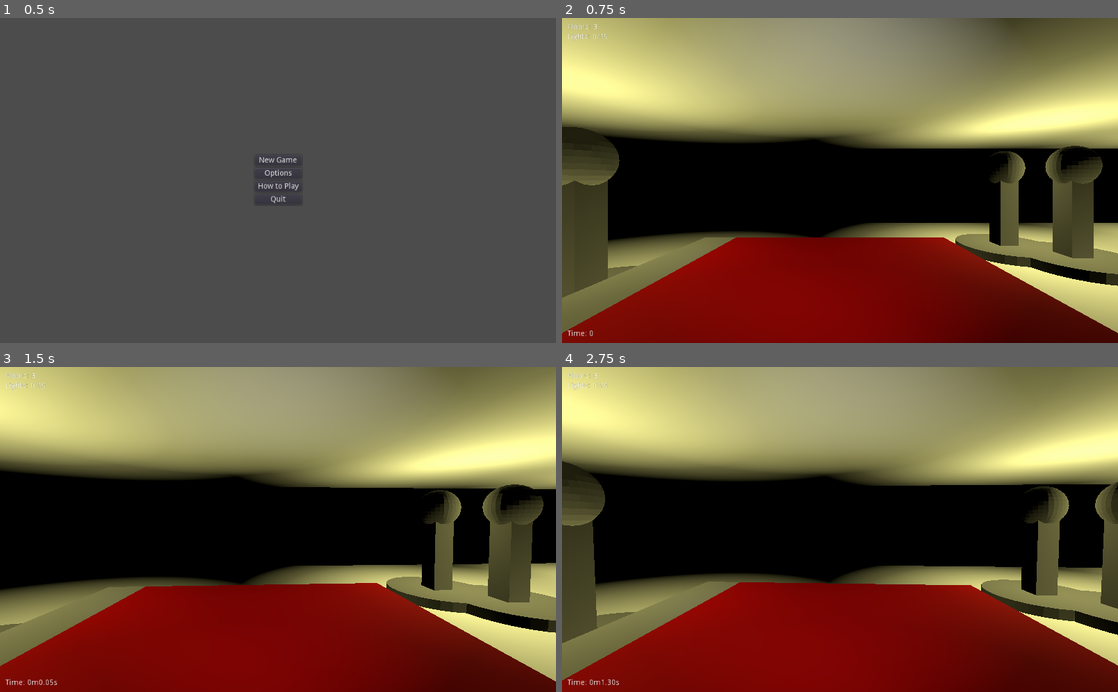
Above: before the commit, frames 1-4 (two rows, left to right).
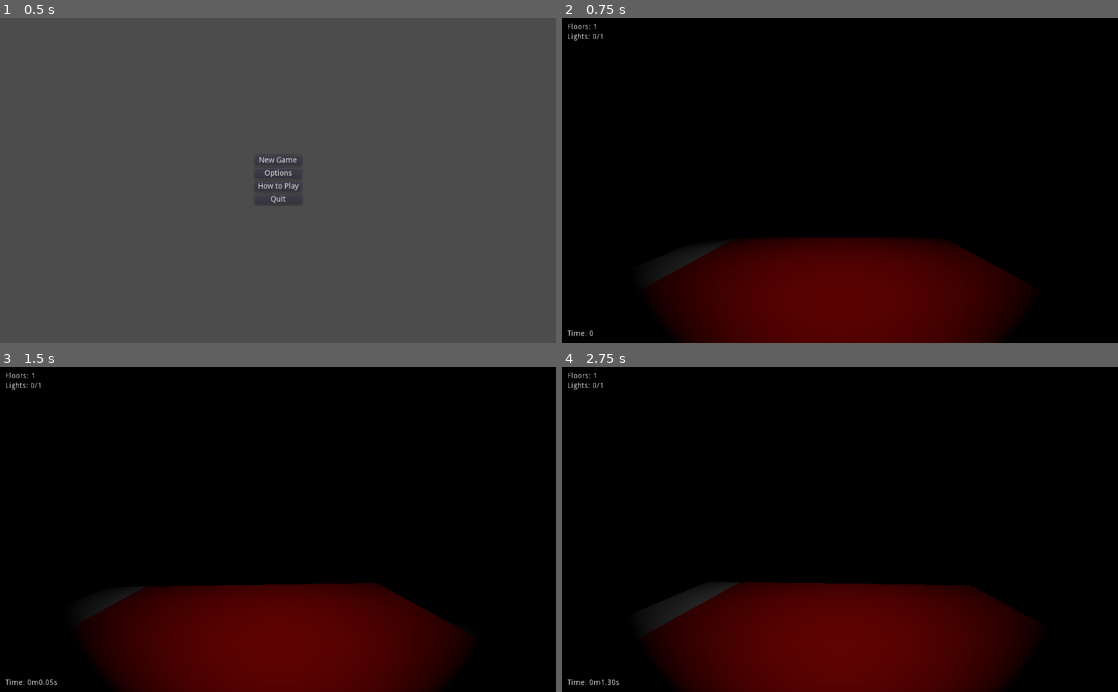
Above: after the commit, the same moments.

Repository: Arc676/Photonic-Salvation
Game: Godot game, scene res://Scenes/Main Menu.tscn
Same seed, same stepped clock (60 frames per second), same inputs: the game is played once before the commit and once after it.
Inputs (mouse positions are in pixels of both pictures, inside the frame that each line leads up to):
- Up to frame 1 (0.5 s): no input
- Up to frame 2 (0.75 s): click "New Game" at 0.5 s
- Up to frame 3 (1.5 s): tap Enter at 1.25 s; move the mouse to (305, 529) at 1.27 s; hold Up (ui_up) from 1.28 s (still down); tap Space (flashlight) at 1.35 s
- Up to frame 4 (2.75 s): keep holding Up (ui_up); move the mouse to (812, 529) at 2.02 s; click (812, 529) at 2.1 s

Frame 1 is identical in both runs. In frame 2, 78% of the frame differs, in the area x 0-100%, y 0-100%; in frame 3, 74%; in frame 4, 75%.

Commit message:
Finalize stair placement algorithm
Stairs now appear on a random side of the floor, but never the same side twice in a row
Move stair lighting for visibility from upper floor

Diff:
--- a/Scripts/World.gd
+++ b/Scripts/World.gd
@@ -2,6 +2,7 @@
 extends Spatial
 
 const FLOOR_HEIGHT = 3
+const ROTATION_ANGLES = [0, -PI / 2, PI, PI / 2]
 
 onready var player = $Player
 
@@ -25,7 +26,7 @@
 func _ready():
 	rng.randomize()
 
-	floorCount = rng.randi_range(1, 6)
+	floorCount = rng.randi_range(1, Settings.maxFloors)
 	bedFloor = rng.randi_range(0, floorCount - 1)
 	lightCount = 0
 
@@ -43,6 +44,8 @@
 	add_child(bed)
 	player.translate(bedpos + Vector3(0, 1, 3))
 
+	var stairSide = 0
+
 	for i in range(floorCount):
 		# Floor
 		var floorHeight = i * FLOOR_HEIGHT
@@ -52,7 +55,7 @@
 		add_child(newFloor)
 
 		# Lights
-		var lights = rng.randi_range(1, 6)
+		var lights = rng.randi_range(1, Settings.maxLights)
 		lightCount += lights
 		for _j in range(lights):
 			var newLight = lightObj.instance()
@@ -65,10 +68,21 @@
 
 		# Stairs
 		if i + 1 < floorCount:
-			#var side = rng.randi_range(1, 4)
-			var pos = Vector3(-size.x - 3.5, floorHeight, (i % 2) * 10)
+			if i == 0:
+				stairSide = rng.randi_range(0, 3)
+			else:
+				var newSide = rng.randi_range(0, 2)
+				if newSide == stairSide:
+					newSide = 3
+				stairSide = newSide
+			var trsf = Transform.IDENTITY \
+						.rotated(Vector3.UP, ROTATION_ANGLES[stairSide]) \
+						.translated(Vector3(
+							-(size.x if stairSide % 2 == 0 else size.z) - 3.5,
+							floorHeight, 0
+						))
 			var stairs = stairsObj.instance()
-			stairs.translate(pos)
+			stairs.transform = trsf
 			add_child(stairs)
 	floorLbl.text = "Floors: %d" % floorCount
 	lightsLbl.text = "Lights: 0/%d" % lightCount
--- a/World Elements/Stairs.tscn
+++ b/World Elements/Stairs.tscn
@@ -9,17 +9,17 @@
 [node name="Stairs" type="Spatial"]
 
 [node name="OmniLight" type="OmniLight" parent="."]
-transform = Transform( 1, 0, 0, 0, 1, 0, 0, 0, 1, 3.56988, 1.70989, 1.36982 )
+transform = Transform( 1, 0, 0, 0, 1, 0, 0, 0, 1, 1.96421, 3.87838, -0.342573 )
 light_color = Color( 0, 1, 0, 1 )
 light_energy = 0.3
 
 [node name="Floor" parent="." instance=ExtResource( 2 )]
-transform = Transform( 1, 0, 0, 0, 1, 0, 0, 0, 1, 0, 0.0398049, 2.88909 )
+transform = Transform( 1, 0, 0, 0, 1, 0, 0, 0, 1, 0, 0, 0.0914217 )
 width = 7.0
 depth = 11.0
 
 [node name="Spatial" type="Spatial" parent="."]
-transform = Transform( 1, 0, 0, 0, 1, 0, 0, 0, 1, 1.9771, 0, 0 )
+transform = Transform( 1, 0, 0, 0, 1, 0, 0, 0, 1, 2, -0.1, -3 )
 
 [node name="CSGBox" type="CSGBox" parent="Spatial"]
 transform = Transform( 1.5, 0, 0, 0, 1.5, 0, 0, 0, 1.5, 0.001, 1.6, 0.011 )
